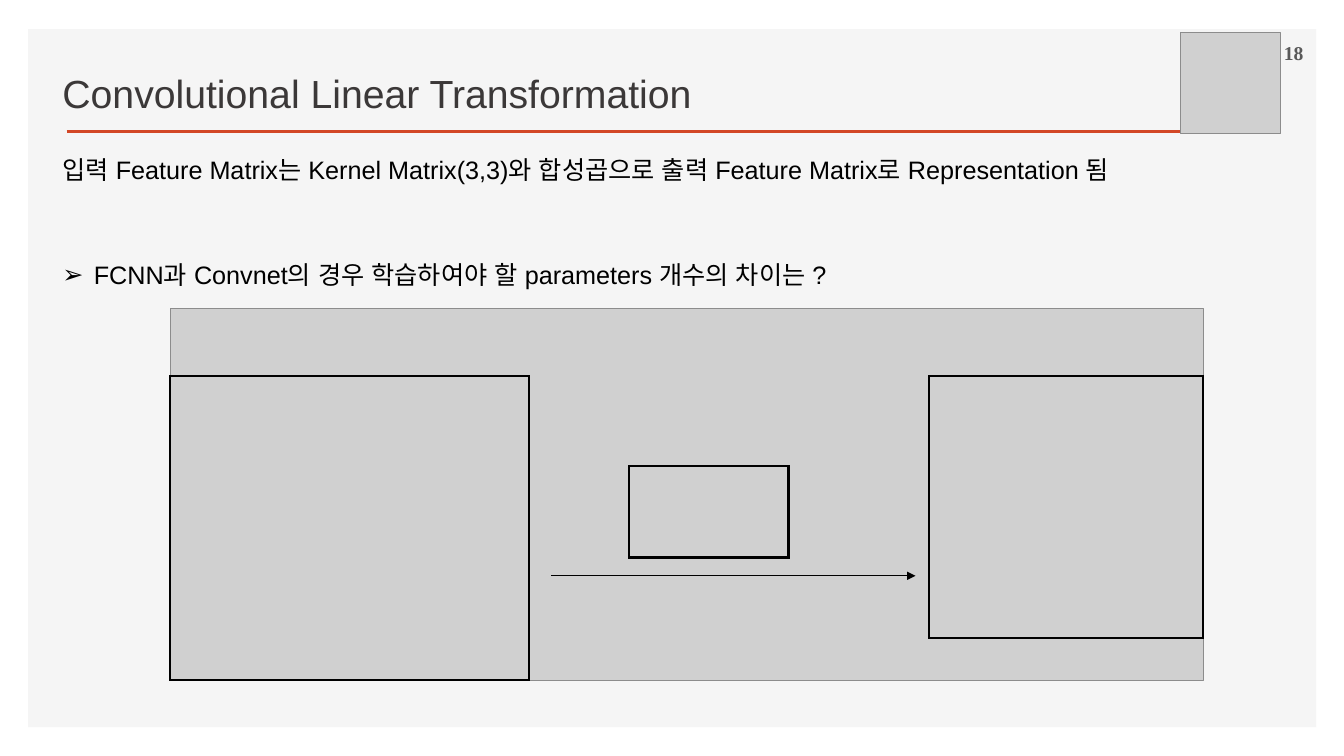
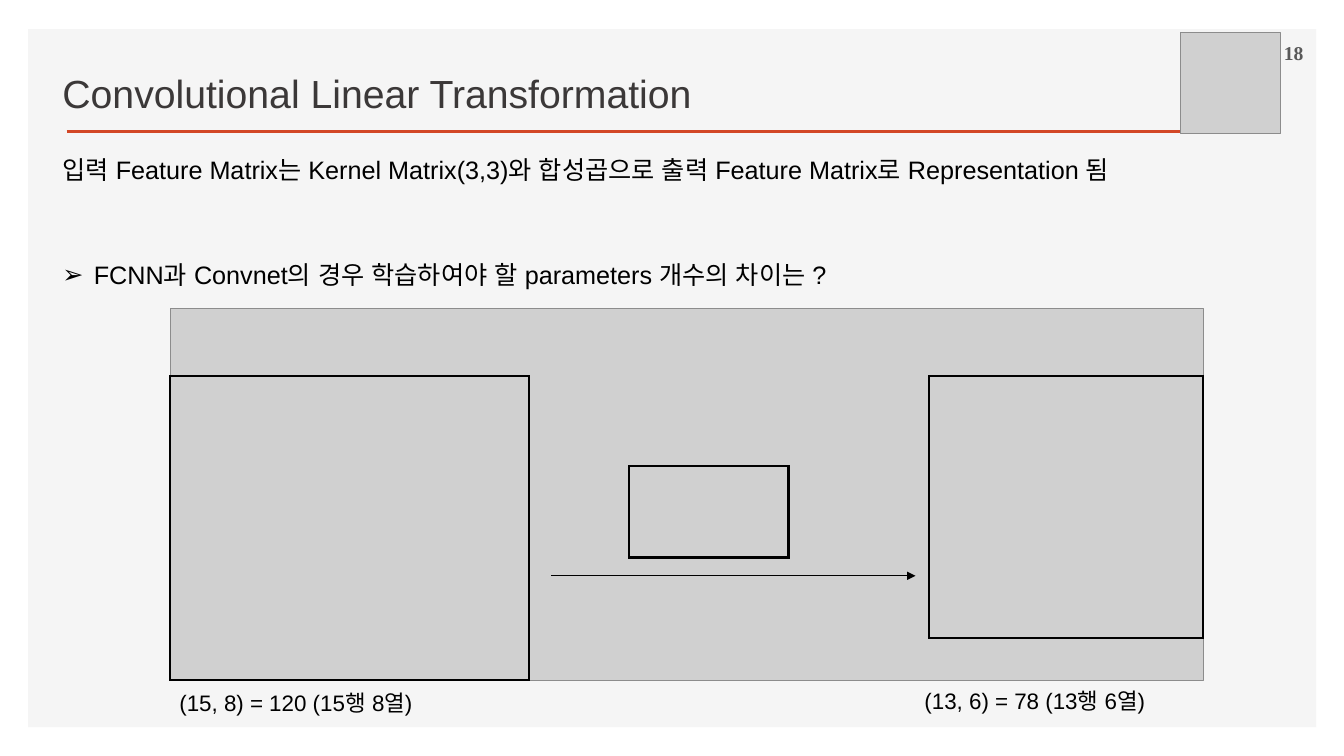
Before and after one commit to ancestor9/2026_Fall_Deep-Learning-with-Python, a slide deck: slide 18 of Chapter 08 Image Classification.pptx. Drawn at 1344x756 pixels with LibreOffice and Linux fonts; fonts in the diff are those of the drawing; grey boxes stand for pictures; background and template pictures are left out. Boxes give left, top, right and bottom in pixels: in the first picture for what was removed or moved away, otherwise in the second. Text is boxed around its words. In the diff, an @@ line names an element or a change of style, - is before the commit and + after.

```diff
--- a/Chapter 08 Image Classification.pptx
+++ b/Chapter 08 Image Classification.pptx
@@ text added at bbox=[179, 693, 412, 716], 16 pt, text #000000 @@
+(15, 8) = 120 (15행 8열)
@@ text added at bbox=[924, 692, 1145, 714], 16 pt, text #000000 @@
+(13, 6) = 78 (13행 6열)
```
Also in this commit, not shown: 1 other slide changed.
